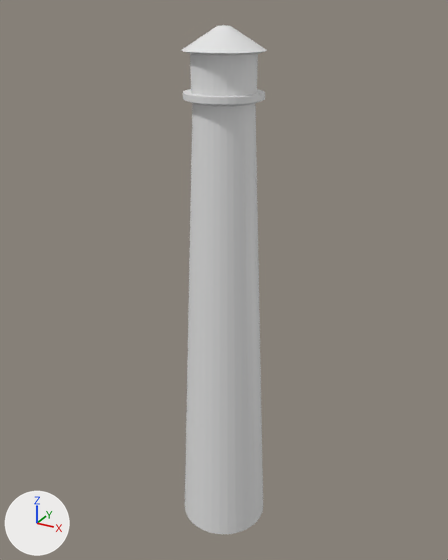
The Blender file raw_data/art/lighthouse.blend as it was, and as the next commit left it.
Before and after are seen from a 50 mm lens placed at (5.89, -10.71, 11.59), pointed at (-0.1, 0.19, 6.14). Lighting does not change. The marker at lower left points along +X, +Y and +Z.

In view in the first picture: 'Lighthouse'.
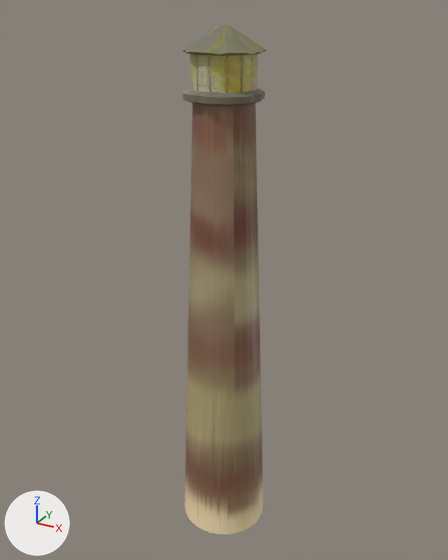
Boxes [x1, y1, x2, y2] around the edits, measured in the pictures (448 x 560 px):
'Lighthouse', reshaped: before [181, 25, 267, 534]; after [183, 25, 266, 534]
part 1 of me_cylinder, built on: before [181, 25, 267, 106]; after [183, 25, 266, 106]
part 2 of me_cylinder, recoloured (grey to brown): [183, 93, 263, 534] in both

The change, as a list of edits to the scene's bpy script:
```text
Add img_lighthouse_tex:
    img_lighthouse_tex = load_image('lighthouse_tex', '../../master/Assets/Textures/lighthouse_tex.png', 1024, 1024, 'sRGB')
Add mat_material_001:
    mat_material_001 = principled_material('Material.001')
    mat_material_001.texture = img_lighthouse_tex
Change me_cylinder:
    used by ob_lighthouse; location = (0.0, 0.0, 0.0)
    remove me_cylinder.from_pydata(...)  # 256 vertices, 226 faces; spans x -1.0..1.0, y -1.0..1.0, z 0.0..11.28
    add me_cylinder.from_pydata(...)  # 352 vertices, 321 faces; spans x -1.0..1.0, y -1.0..1.0, z 0.0..11.28
    me_cylinder part 1
    36 faces are deleted
    27 vertices in x -0.63..0.63, y -0.58..0.63, z 10.12 move by (0.0, 0.0, 0.06)
    5 vertices in x -0.24..0.61, y -0.63..-0.12, z 10.12 move by (0.0, 0.0, 0.52)
    4 vertices in x 0.08..0.44, y 0.0..0.66, z 10.86..11.28 move by (-0.02, -0.01, 0.0)
    41 vertices move from x -0.8..0.8, y -0.8..0.78, z 10.0..11.28 to x -0.77..0.78, y -0.77..0.76, z 10.0..11.28
    27 new vertices lie (0.0, 0.0, -0.17) away from vertices in x -0.63..0.63, y -0.58..0.63, z 10.81
    32 new vertices lie (0.0, 0.0, -0.18) away from vertices in x -0.63..0.63, y -0.63..0.63, z 10.12..10.64
    32 new vertices lie (0.0, 0.0, -0.17) away from vertices in x -0.63..0.63, y -0.63..0.63, z 10.46
    5 new vertices lie (0.0, 0.0, -0.11) away from vertices in x -0.24..0.61, y -0.63..-0.12, z 10.29
    132 new faces join them
    me_cylinder part 2: 189 faces spanning x -1.0..1.0, y -1.0..1.0, z 0.0..11.28 switch from no material to mat_material_001 (picture img_lighthouse_tex)
```
